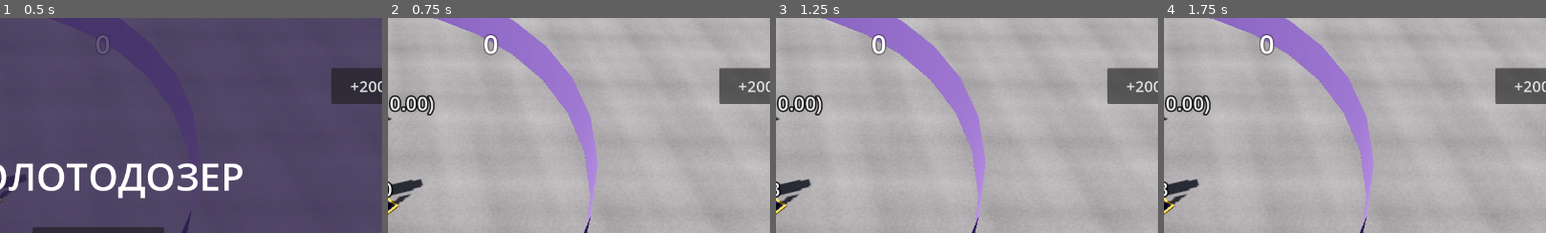
Above: before the commit, frames 1-4 (left to right).
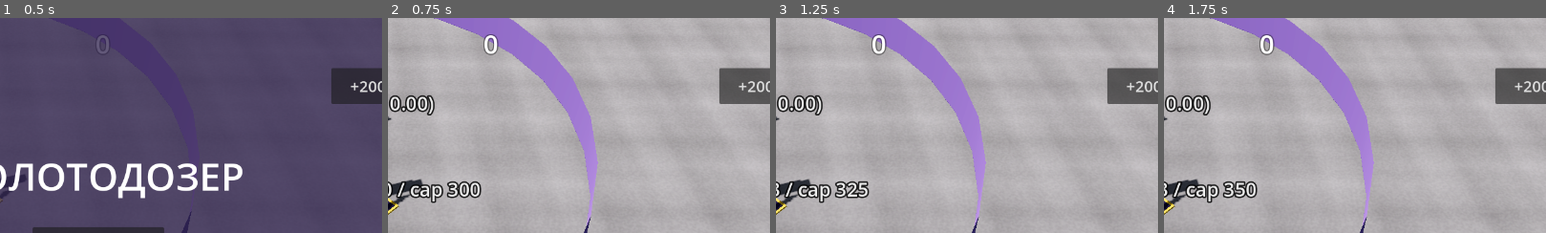
Above: after the commit, the same moments.

Repository: ui99ru/gold-harvester
Game: Godot game, scene res://scenes/game.tscn
Two runs of this game, one before a commit and one after it. Both use one fixed random seed, a clock stepped at 60 frames per second and the inputs below.
Inputs:
- Up to frame 1 (0.5 s): no input
- Up to frame 2 (0.75 s): click "СТАРТ" at 0.5 s
- Up to frame 3 (1.25 s): no input
- Up to frame 4 (1.75 s): click "🔊" at 1.25 s
The pictures show only the part of the screen within x 37-87%, y 0-50%; the shares and areas given below are measured in that part.

Frame 1 is identical in both runs. In frame 2, 1.2% of the frame differs, in the area x 2-25%, y 76-87%; in frame 3, 1.2%; in frame 4, 1.2%, in the area x 2-25%, y 75-87%.

Commit message:
feat(godot): B2 — авто-адаптивный AIMD-бюджет активных тел + волна ворот под кэпом
Развязка «изобилие × скорость»: dormant-декор (B1) даёт тысячи видимых монет, а
число ФИЗИЧЕСКИ активных тел держит авто-кэп — на слабом железе сам сжимается, пока
physics не влезет в бюджет. Гидрация поднимает тела только под кэп; ядро у ножа —
безусловно (эвакуацией дальних). Волна ворот множит копии тоже под кэп.

- game_config.gd: CAP_START 300, BUDGET_TARGET_MS 8, EMA_K 0.05, EVACUATE_TICK_BUDGET 30.
- game.gd: cap + _budget_tick() (AIMD: EMA physics; раз в 30 тиков cap×0.9 при >target,
  +25 при <0.7×target; деадбенд; пол 100, потолок=пул). budget_left(). --cap=N
  замораживает (детерминизм смоуков), клампится к пулу. AIMD заморожен в смоуках
  (test_mode), адаптируется в --probe (телефон) и обычной игре. _hydrate_pass —
  норма под budget_left, ядро через эвакуацию при кэпе. cap в телеметрию/HUD.
- gates.gd: k копий волны = clampi(min(mult-1, GATE_BURST, budget_left, free), 0, mult-1);
  k=0 → полная конденсация worth (инвариант цел).
- Смоуки: --smoke-abundance (3000 dormant, кэп держит active=150, worth=3000 сохранён,
  узлы плоские) и --smoke-evac; gatefill теперь режет волну до active=300. Весь сьют зелёный.

Расследование «потери worth» в abundance: оказалось корректной экономикой (трэш жёг
монеты на задетом маршруте), не баг — смоук перенесён в зону без сущностей, worth=3000/3000.

Ревью-агент: чисто, кроме --cap>пул (нож-призрак) — пофикшено клампом cap к pool.size.

Телефон (Redmi Note 8 Pro, 120с, двое ворот): AIMD сжал cap 270→100 за ~11с,
physics p50 62→17 мс, frame p50 126→57 мс (≈8→17 fps) ПРИ ~2950 видимых монетах.
Дальше доминирует РЕНДЕР (frame−physics ≈40 мс на 2950 монет) → B6 (LOD/декор-материал);
пол кэпа и CAP_START — тюнинг по телеметрии.

Co-Authored-By: Claude Opus 4.8 (1M context) <noreply@anthropic.com>

Diff:
--- a/godot/scripts/game.gd
+++ b/godot/scripts/game.gd
@@ -16,6 +16,14 @@
 
 var phase := "start"     # start | play
 var bank := 0
+
+# B2: авто-адаптивный кэп активных тел (AIMD). Гидрация держит active≈cap, волна
+# ворот множит под budget_left — так «изобилие» (декор) не утягивает физику. На
+# слабом железе cap сам сожмётся (physics > target). --cap=N замораживает контроллер.
+var cap := 0
+var _phys_ema := 0.0
+var _cap_frozen := false
+var _cap_override := 0
 var heading := 0.0
 var driving := false
 var speed_now := 0.0
@@ -119,6 +127,7 @@
 	add_child(pool)
 	pool.setup(_pool_size_override if _pool_size_override > 0 else CFG.COIN_N, _on_coin_clink)
 	pool.spawn_resetters = side_resetters  # spawn() чистит stale side[] (ворота добавят сброс ниже, та же ссылка)
+	cap = mini(_cap_override if _cap_frozen else CFG.CAP_START, pool.size)  # B2: кэп ≤ размер пула (иначе нож-призрак при --cap>пул)
 	_build_coin_multimesh()  # общий рендер всех монет одним MultiMesh
 	_build_dormant_field()   # B1: декор-слой dormant-монет (изобилие без физ-тел)
 	_build_entities()
@@ -272,8 +281,8 @@
 
 	# Performance HUD + тумблеры тюнинга (петля «десктоп + прокси телефона»)
 	var hud := preload("res://scripts/performance_hud.gd").new()
-	hud.pool_stats_cb = func() -> Vector3i:
-		return Vector3i(pool.active_count(), pool.free_count(), _dormant.count() if _dormant else 0)
+	hud.pool_stats_cb = func() -> Vector4i:
+		return Vector4i(pool.active_count(), pool.free_count(), _dormant.count() if _dormant else 0, cap)
 	hud.spawn_50_cb = func() -> void:
 		for i in 50:
 			place_at_source(pool.spawn(Vector3.ZERO, false))
@@ -414,6 +423,9 @@
 			_pool_size_override = int(arg.get_slice("=", 1))
 		elif arg.begins_with("--probe-seed="):
 			_probe_seed = int(arg.get_slice("=", 1))  # B1: засев dormant-изобилия
+		elif arg.begins_with("--cap="):
+			_cap_override = int(arg.get_slice("=", 1))  # B2: заморозить AIMD-кэп (детерминизм)
+			_cap_frozen = true
 		elif arg.begins_with("--cal="):
 			var c := arg.get_slice("=", 1).split(",")
 			_cal_sun = float(c[0])
@@ -454,7 +466,7 @@
 			"free": pool.free_count(),
 			"dormant": dorm,
 			"vis_gold": _dormant.count() if _dormant else 0,  # декор-монеты dormant-слоя
-			"cap": -1,  # AIMD-бюджет (этап B2) экспонирует сюда game.cap
+			"cap": cap,  # B2: текущий AIMD-кэп активных тел
 		}
 	if _probe_seed > 0:
 		seed_dormant(_probe_seed)  # B1: изобилие на экране для замера гидра/рендера
@@ -817,6 +829,8 @@
 			elif p.y < 0.6 and coin.linear_velocity.length_squared() < 1.0:
 				if lz < -4.5 or lz > 7.5 or absf(lat) > bw + 3.2:
 					coin.make_dormant()      # осела вне зоны (с запасом) → спим
+	# B2 авто-бюджет активных тел (AIMD) → B1 гидрация держит active≈cap
+	_budget_tick()
 	# B1 ГИДРАЦИЯ (каждый тик, анти нож-призрак): dormant-записи у дозера → тела
 	_hydrate_pass()
 	# Экономика (web stepEconomy; физика монет шагает движком после)
@@ -1036,6 +1050,22 @@
 		_smoke_gd_max = 0
 		dozer.position = Vector3(20, 0, 5)
 		_script_target = Vector3(20, 0, 13)
+	elif _smoke_mode == "abundance":
+		# B2: изобилие (3000 dormant) + дозер-змейка СБОКУ (x≈18, вне ворот/падов) 30 с
+		# под ЗАМОРОЖЕННЫМ кэпом 150. Проверяем: active держится у кэпа, worth
+		# константа (нет умножения вне ворот), узлы не текут. Кэп-сжатие — на телефоне.
+		for coin in pool.get_children():
+			if not coin.freeze:
+				pool.release(coin)
+		_cap_frozen = true
+		_cap_override = 150
+		cap = 150
+		seed_dormant(3000)
+		_hydrate_seeded = _dormant.count()
+		_active_prev = 0
+		dozer.position = Vector3(16, 0, 10)
+		_loop_dir = 1
+		_script_target = Vector3(16, 0, 18)
 
 
 func _descendants(n: Node) -> int:
@@ -1214,6 +1244,37 @@
 				["OK" if ok else "FAIL", total, expect, _hydrate_total, gd_ms])
 			get_tree().quit(0 if ok else 1)
 		return
+	elif _smoke_mode == "abundance":
+		# Змейка x≈16, z 10-18 — зона СВОБОДНА от сущностей (ворота x≈0; пады/трэш
+		# x=±9,z=30; стены) и внутри кольца. Так worth не уходит в банк/сжигание —
+		# чистая проверка инварианта гидра/дегидра под кэпом.
+		var weave := 16.0 + 3.0 * sin(_smoke_ticks * 0.05)
+		if _loop_dir == 1 and dozer.position.z > 16.5:
+			_loop_dir = -1
+			_script_target = Vector3(weave, 0, 10)
+		elif _loop_dir == -1 and dozer.position.z < 11.5:
+			_loop_dir = 1
+			_script_target = Vector3(weave, 0, 18)
+		else:
+			_script_target = Vector3(weave, 0, 10.0 if _loop_dir == -1 else 18.0)
+		if _smoke_ticks == 120:
+			_loop_nodes0 = Performance.get_monitor(Performance.OBJECT_NODE_COUNT)
+		if _smoke_ticks > 120 and pool.active_count() > _active_prev:
+			_active_prev = pool.active_count()  # пик активных за прогон
+		if _smoke_ticks >= 1800:  # 30 c
+			var aw := 0
+			for coin in pool.get_children():
+				if not coin.get_meta("in_pool", false):
+					aw += coin.worth
+			var total := aw + _dormant.total_worth()
+			var leaked := int(Performance.get_monitor(Performance.OBJECT_NODE_COUNT)) - _loop_nodes0
+			# active держится у кэпа (не сверх cap+burst), worth константа, узлы плоские
+			var ok := total == _hydrate_seeded and _active_prev >= 50 \
+				and _active_prev <= cap + CFG.GATE_BURST and leaked < 200
+			print("SMOKE abundance: %s worth=%d/%d max_active=%d cap=%d leaked=%d" %
+				["OK" if ok else "FAIL", total, _hydrate_seeded, _active_prev, cap, leaked])
+			get_tree().quit(0 if ok else 1)
+		return
 	elif _smoke_mode == "stress":
 		# Замер ОСЕВШЕЙ кучи: усредняем только последние 5 c (ticks 600..900),
 		# исключая взрыв спавна. Свип размера: ++ --coins=N --smoke-stress.
@@ -1338,6 +1399,29 @@
 			break  # слой полон
 
 
+## B2: сколько ещё тел можно поднять под кэп (может быть <0, если active > cap).
+func budget_left() -> int:
+	return cap - pool.active_count()
+
+
+## B2 AIMD: держим physics-мс у цели подстройкой кэпа активных тел. EMA каждый
+## тик; раз в 30 тиков шаг: перегруз → мультипликативное сжатие (×0.9), запас →
+## аддитивный рост (+25). Деадбенд (0.7×target) против осцилляции. --cap=N замораживает.
+func _budget_tick() -> void:
+	# Заморозка: --cap=N; либо смоуки (детерминизм — AIMD читает реальный тайминг).
+	# Probe (телефон) — адаптируем: показать само-сжатие кэпа это и есть цель.
+	if _cap_frozen or (test_mode and not _probe):
+		return
+	var pm := Performance.get_monitor(Performance.TIME_PHYSICS_PROCESS) * 1000.0
+	_phys_ema += (pm - _phys_ema) * CFG.BUDGET_EMA_K
+	if Engine.get_physics_frames() % 30 != 0:
+		return
+	if _phys_ema > CFG.BUDGET_TARGET_MS:
+		cap = maxi(100, int(cap * 0.9))
+	elif _phys_ema < CFG.BUDGET_TARGET_MS * 0.7:
+		cap = mini(pool.size, cap + 25)
+
+
 ## B1 ГИДРАЦИЯ: dormant-записи в радиусе HYDRATE_R вокруг смещённого центра →
 ## поднимаем тела из пула, бюджет HYDRATE_TICK_BUDGET/тик. Сортировка ближних-
 ## первыми (анти нож-призрак) — ТОЛЬКО при дефиците бюджета (иначе порядок неважен,
@@ -1354,9 +1438,11 @@
 	var n := idxs.size()
 	if n == 0:
 		return
-	var budget := CFG.HYDRATE_TICK_BUDGET
+	# B2: нормальная гидрация — только под кэп (budget_left). Сверх кэпа поднимается
+	# лишь ЯДРО (через эвакуацию дальних тел ниже) — анти нож-призрак важнее кэпа.
+	var budget := mini(CFG.HYDRATE_TICK_BUDGET, maxi(0, budget_left()))
 	var order := idxs
-	if n > budget:  # порядок (ближние первыми) нужен только когда не всё влезает
+	if n > budget:  # порядок (ближние первыми) важен при дефиците бюджета/у кэпа
 		var cand: Array = []
 		cand.resize(n)
 		for k in n:
@@ -1376,31 +1462,34 @@
 	var evac_built := false
 	var to_remove := PackedInt32Array()
 	for k in order.size():
-		if budget <= 0:
-			break
 		var i := order[k]
 		var xf := _dormant.get_xform(i)
-		var c: RigidBody3D = pool.spawn(xf.origin, false)
+		var dx := xf.origin.x - dozer.position.x
+		var dz := xf.origin.z - dozer.position.z
+		var is_core := dx * dx + dz * dz <= core_r2
+		var c: RigidBody3D = null
+		if budget > 0:
+			c = pool.spawn(xf.origin, false)
+			if c != null:
+				budget -= 1
 		if c == null:
-			# Пул пуст. ЯДРО (у ножа) — безусловно: эвакуируем дальнее спящее тело
-			# (вне HYDRATE_R от центра, не «своё»). Вне ядра — пропуск (не нож-призрак).
-			var dx := xf.origin.x - dozer.position.x
-			var dz := xf.origin.z - dozer.position.z
-			if dx * dx + dz * dz <= core_r2 and evac_budget > 0:
-				if not evac_built:
-					evac = _build_evac_list(center)
-					evac_built = true
-				c = _evac_pop(evac)
-				if c != null:
-					evac_budget -= 1
+			# Бюджет исчерпан (у кэпа) или пул физически полон. ЯДРО (у ножа) —
+			# безусловно: эвакуируем дальнее тело (active не растёт сверх cap). Не-ядро
+			# у кэпа — стоп (сортировка ближних-первыми → дальше только дальние).
+			if not is_core or evac_budget <= 0:
+				break
+			if not evac_built:
+				evac = _build_evac_list(center)
+				evac_built = true
+			c = _evac_pop(evac)
 			if c == null:
 				break
+			evac_budget -= 1
 		c.transform = xf
 		c.worth = _dormant.get_worth(i)
 		c.sleeping = true
 		to_remove.append(i)
 		_hydrate_total += 1
-		budget -= 1
 	to_remove.sort()  # нативный sort PackedInt32Array; удаляем с конца (по убыванию)
 	var j := to_remove.size() - 1
 	while j >= 0:
--- a/godot/scripts/game_config.gd
+++ b/godot/scripts/game_config.gd
@@ -89,6 +89,11 @@
 const HYDRATE_TICK_BUDGET := 100  # макс подъёмов за тик
 const DEHYDRATE_PASS_BUDGET := 150 # макс опусканий за проход (раз в 10 тиков)
 const EVACUATE_TICK_BUDGET := 30  # макс эвакуаций дальних тел за тик (кап спайка при пустом пуле)
+
+# --- B2: авто-адаптивный бюджет активных тел (AIMD) ---
+const CAP_START := 300        # стартовый кэп активных тел (AIMD сам подстроит)
+const BUDGET_TARGET_MS := 8.0 # цель physics-мс; >target → cap×0.9, <0.7×target → cap+25
+const BUDGET_EMA_K := 0.05    # сглаживание EMA physics-мс
 const SOURCE_SPREAD_V := 3.5  # радиальный разлёт монет при респауне («волна», против плотной башни)
 
 # --- UP-апгрейды: стартовые значения (мутабельная копия живёт в game.gd) ---
--- a/godot/scripts/gates.gd
+++ b/godot/scripts/gates.gd
@@ -180,7 +180,10 @@
 		if v.x * normal.x + v.z * normal.z < CFG.GATE_MIN_V:
 			continue  # просачивание под давлением кучи (медленно) не множит
 		var w: int = coin.worth
-		var k: int = mini(mult - 1, mini(CFG.GATE_BURST, game.pool.free_count()))
+		# B2: копий не больше, чем влезает под кэп активных (budget_left) и в пул;
+		# k=0 → полная конденсация (worth = w*mult в одной монете) — инвариант цел.
+		var k: int = clampi(mini(mult - 1, mini(CFG.GATE_BURST,
+			mini(game.budget_left(), game.pool.free_count()))), 0, mult - 1)
 		coin.worth = w * (mult - k)
 		for c in k:
 			# Копии выплёскиваются ВПЕРЁД волной у земли и разливаются по плоскости,
--- a/godot/scripts/performance_hud.gd
+++ b/godot/scripts/performance_hud.gd
@@ -65,19 +65,19 @@
 	_frames += 1
 	if _frame_accum < 0.5:
 		return
-	var pool := Vector3i.ZERO
+	var pool := Vector4i.ZERO
 	if pool_stats_cb.is_valid():
 		pool = pool_stats_cb.call()
 	var phys_ms := 1000.0 * _phys_accum / _frames
 	var gd_ms := _gd_accum / _frames                  # GDScript-сим (экономика/пузырь/дозер)
 	var jolt_ms := maxf(0.0, phys_ms - gd_ms)         # остаток = шаг физ-сервера Jolt
 	var phone_ms := phys_ms * PHONE_FACTOR
-	_label.text = "FPS %d  |  frame %.2f ms\nphysics %.2f ms (jolt %.2f / gd %.2f)\n≈телефон %.1f / %.1f ms\nactive bodies %d\ncoins %d / pool %d / dormant %d" % [
+	_label.text = "FPS %d  |  frame %.2f ms\nphysics %.2f ms (jolt %.2f / gd %.2f)\n≈телефон %.1f / %.1f ms\nactive bodies %d\ncoins %d / pool %d / dormant %d / cap %d" % [
 		Engine.get_frames_per_second(),
 		1000.0 * _frame_accum / _frames,
 		phys_ms, jolt_ms, gd_ms, phone_ms, FRAME_BUDGET_MS,
 		Performance.get_monitor(Performance.PHYSICS_3D_ACTIVE_OBJECTS),
-		pool.x, pool.y, pool.z,
+		pool.x, pool.y, pool.z, pool.w,
 	]
 	_label.add_theme_color_override("font_color",
 		Color(1, 0.45, 0.4) if phone_ms > FRAME_BUDGET_MS else Color(1, 1, 1, 0.92))
